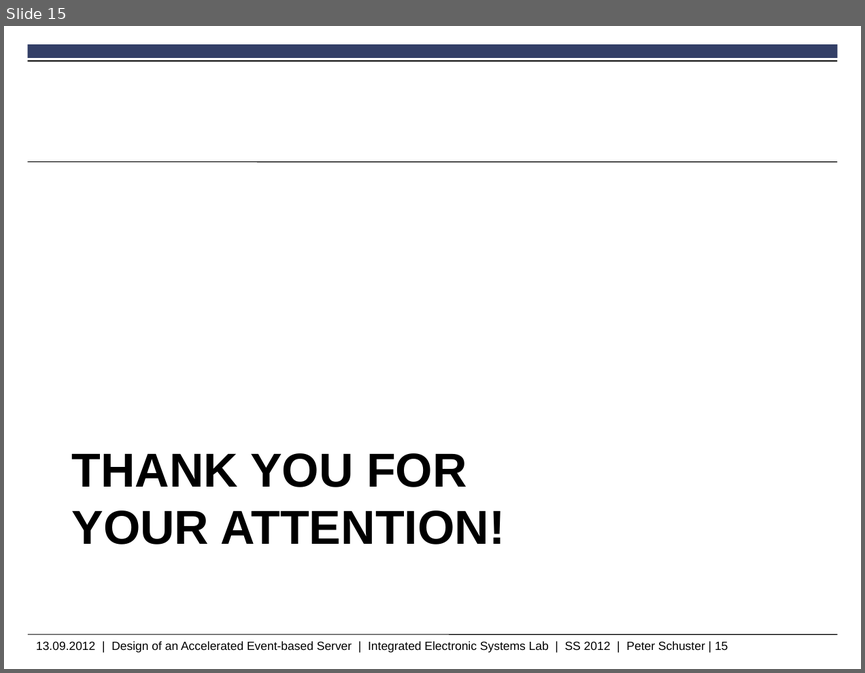
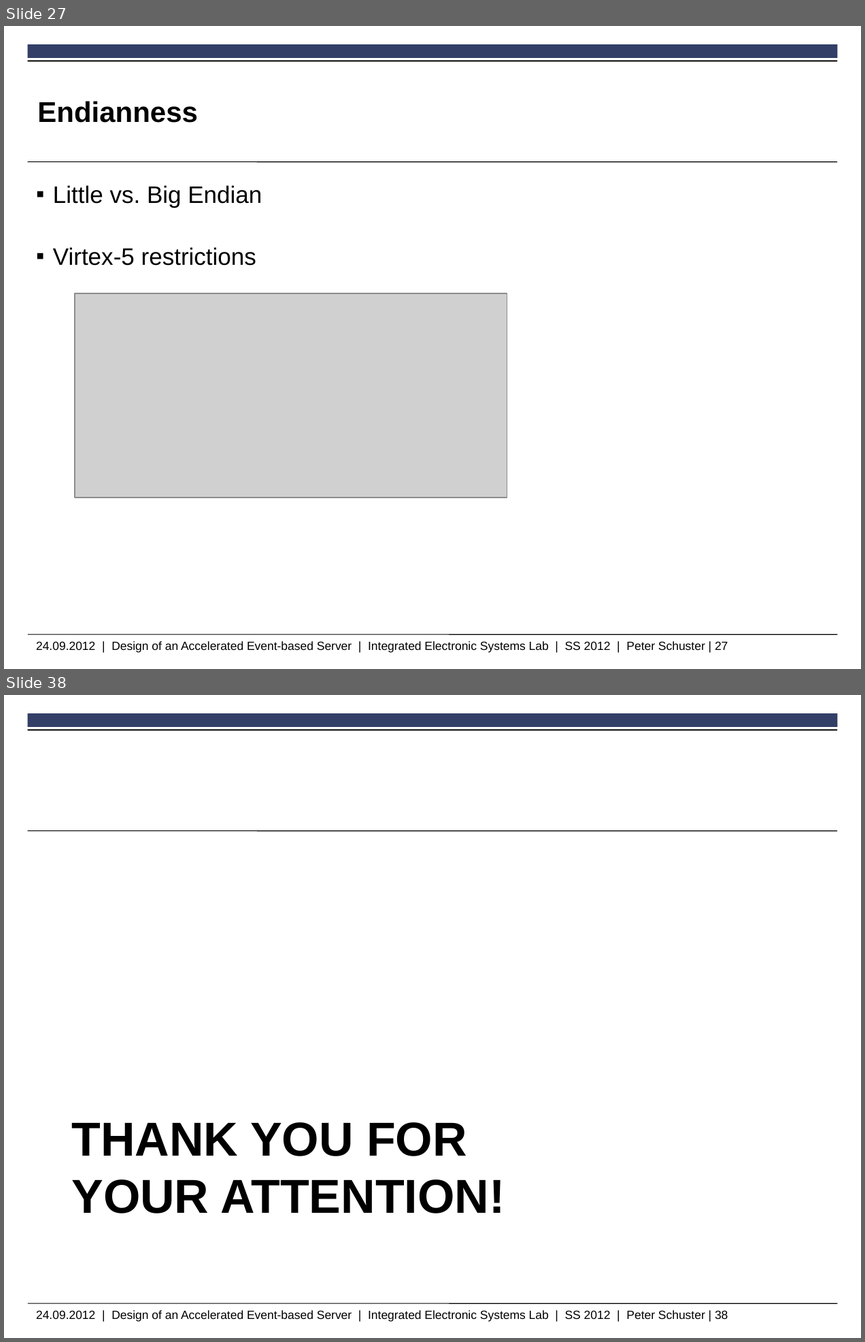
Before and after one commit to peschuster/ies-http-project, a slide deck: IesHttpProject.pptx. Shown one above the other, each under a label of ours: slide 15 before the commit, slides 27 and 38 after it; the slides between them are not shown. The pictures are 865x673 and 865x1342 pixels, drawn with LibreOffice and Linux fonts; fonts in the diff are those of the drawing; grey boxes stand for pictures; background and template pictures are left out. Boxes give left, top, right and bottom in pixels: in the first picture for what was removed or moved away, otherwise in the second. Text is boxed around its words. In the diff, an @@ line names an element or a change of style, - is before the commit and + after.

```diff
--- a/IesHttpProject.pptx
+++ b/IesHttpProject.pptx
@@ slide 27 added at [4,26,861,669], background #FFFFFF; not listed: 5 template elements that a slide beside it also shows @@
@@ title added at [37,101,198,123], 24 pt, text #000000, bold @@
+Endianness
@@ text added at [53,185,262,265], 20 pt, text #000000 @@
+▪ Little vs. Big Endian
+▪ Virtex-5 restrictions
@@ picture added at [75,293,507,497] @@
@@ what was slide 15 is now slide 38 @@
@@ text at [36,1310,728,1321]: text changed @@
-13.09.2012 | Design of an Accelerated Event-based Server | Integrated Electronic Systems Lab | SS 2012 | Peter Schuster | 15
+24.09.2012 | Design of an Accelerated Event-based Server | Integrated Electronic Systems Lab | SS 2012 | Peter Schuster | 38
```
Also in this commit, not shown: 11 slides changed, 23 other slides added, 4 slides removed.
